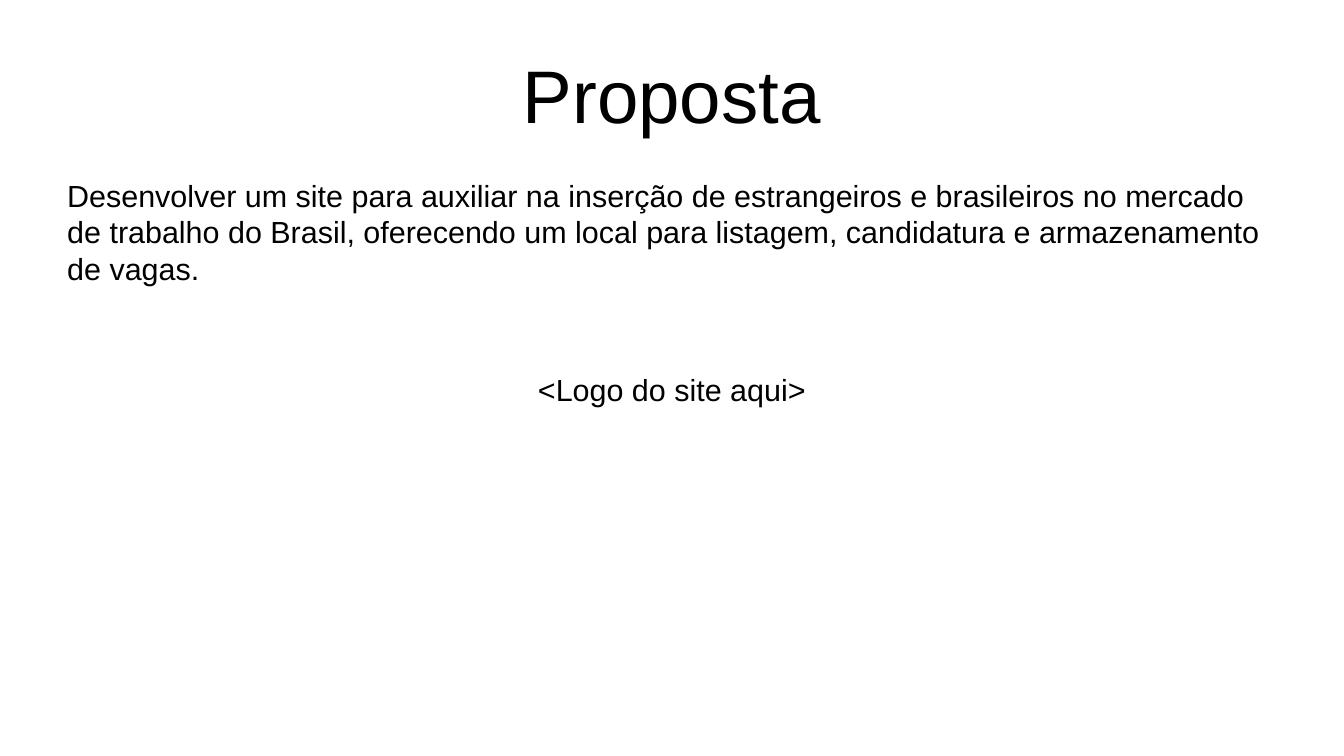
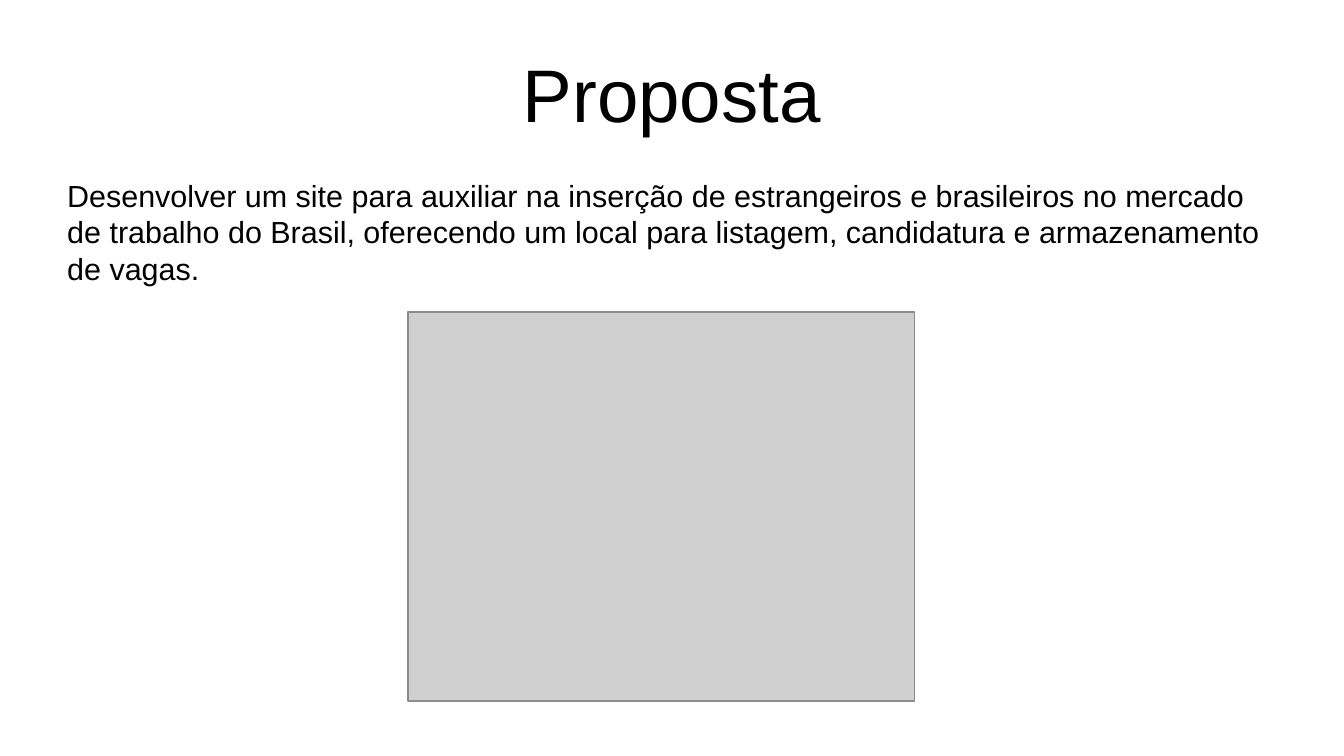
Before and after one commit to TR0NZ0D/Brazil-Career-Hub, a slide deck: slide 3 of Files/TCC - Final/Apresentacao_Final.pptx. Drawn at 1344x756 pixels with LibreOffice and Linux fonts; fonts in the diff are those of the drawing; grey boxes stand for pictures. Boxes give left, top, right and bottom in pixels: in the first picture for what was removed or moved away, otherwise in the second. Text is boxed around its words. In the diff, an @@ line names an element or a change of style, - is before the commit and + after.

```diff
--- a/Files/TCC - Final/Apresentacao_Final.pptx
+++ b/Files/TCC - Final/Apresentacao_Final.pptx
@@ picture added at (409, 312, 916, 701) @@
@@ text at (538, 379, 805, 407): paragraph removed @@
-<Logo do site aqui>
```
Also in this commit, not shown: 1 other slide changed, 6 slides added, 6 slides removed, 3 other files.
